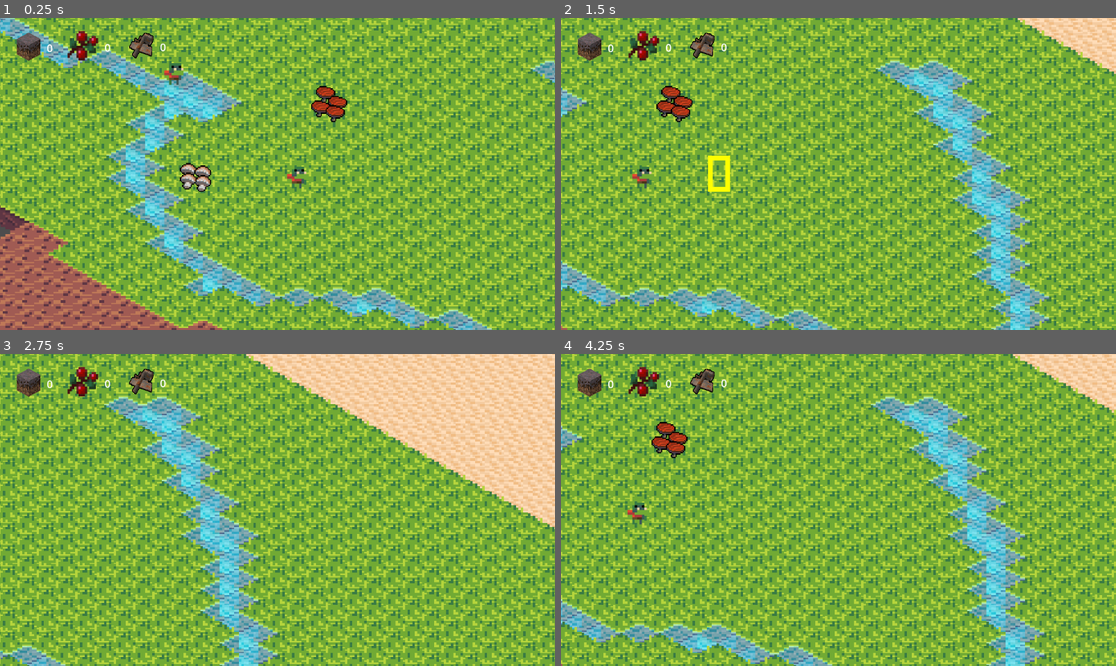
Above: before the commit, frames 1-4 (two rows, left to right).
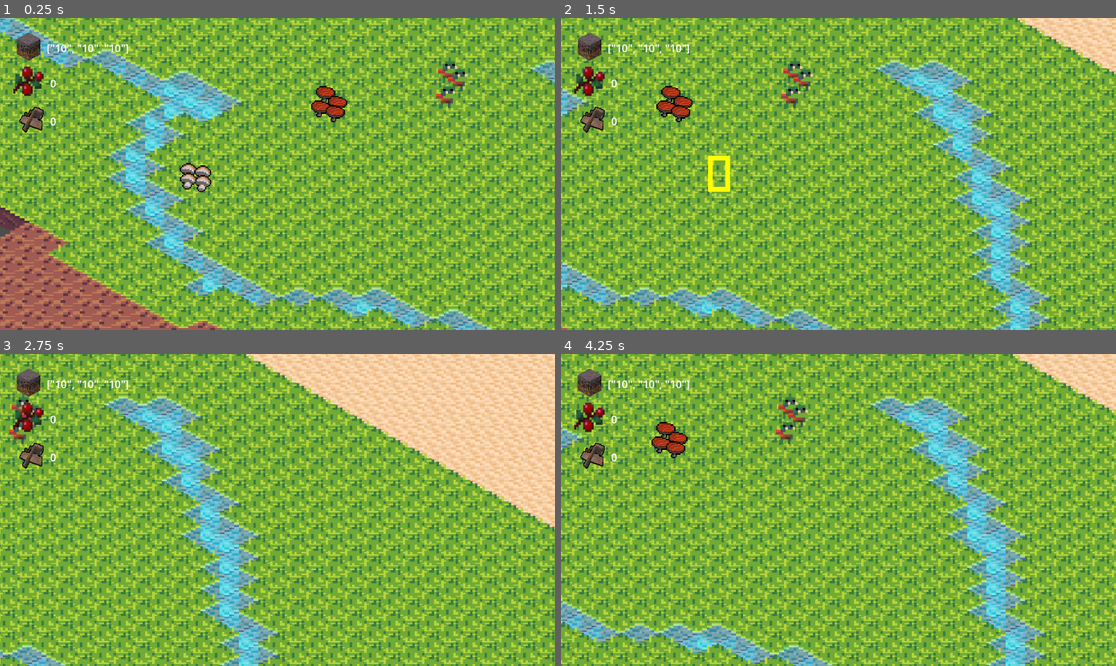
Above: after the commit, the same moments.

Repository: Jwrede/gobble
Game: Godot game, scene res://Scenes/main.tscn
Same seed, same stepped clock (60 frames per second), same inputs: the game is played once before the commit and once after it. The engine's default icon, where the game draws it, is replaced by a stand-in: a white triangle on a blue panel in a dark square.
Inputs (mouse positions are in pixels of both pictures, inside the frame that each line leads up to):
- Up to frame 1 (0.25 s): no input
- Up to frame 2 (1.5 s): move the mouse to (960, 158) at 0.52 s; hold D (right) 0.53-1.25 s; hold T (Tame) 0.53-1.25 s; tap E (Mine) at 0.6 s; click (960, 158) at 0.67 s; drag from (727, 189) to (677, 96) at 1.27 s
- Up to frame 3 (2.75 s): move the mouse to (333, 441) at 2.02 s; hold D (right) from 2.03 s (still down); hold Right mouse button (right_click) from 2.03 s (still down); click (333, 441) at 2.17 s; tap E (Mine) at 2.3 s
- Up to frame 4 (4.25 s): release D (right) at 2.75 s; release Right mouse button (right_click) at 2.75 s; drag from (810, 572) to (672, 463) at 2.77 s; move the mouse to (1005, 556) at 3.52 s; hold A (left) from 3.53 s (still down); hold T (Tame) from 3.53 s (still down); click (1005, 556) at 3.67 s; right-click (1005, 556) at 3.8 s

The runs differ from the first frame. In frame 1, 2.0% of the frame differs, in the area x 2-85%, y 4-55%; in frame 2, 1.8%; in frame 3, 1.5%; in frame 4, 1.8%.

Commit message:
made taming gnome centered

Diff:
--- a/Collectibles/mycleium_ui.gd
+++ b/Collectibles/mycleium_ui.gd
@@ -2,8 +2,6 @@
 
 @onready var label = $Label
 
-func _ready():
-	GameManager.connect("mycelium_changed", on_event_mycelium_changed)
-
-func on_event_mycelium_changed(value: int) -> void:
-	label.text = str(value)
+func _process(_delta) -> void:
+	print(GameState.gnomes[0].mycelium)
+	label.text = str(GameState.gnomes.map(func(g:Gnome): return str(g.mycelium)))
--- a/Scenes/gnome.tscn
+++ b/Scenes/gnome.tscn
@@ -105,6 +105,9 @@
 "speed": 10.0
 }]
 
+[sub_resource type="CircleShape2D" id="CircleShape2D_fdgbw"]
+radius = 16.0
+
 [sub_resource type="ShaderMaterial" id="ShaderMaterial_vk3wf"]
 shader = ExtResource("5_wkn5y")
 shader_parameter/ring_radius = 0.44
@@ -117,7 +120,7 @@
 [node name="Character" type="Node2D"]
 script = ExtResource("1_ge1v0")
 
-[node name="GnomeBody" type="CharacterBody2D" parent="."]
+[node name="Gnome" type="CharacterBody2D" parent="."]
 use_parent_material = true
 position = Vector2(0, -8)
 collision_layer = 3
@@ -125,21 +128,29 @@
 input_pickable = true
 script = ExtResource("2_34ve6")
 
-[node name="CollisionShape2D" type="CollisionShape2D" parent="GnomeBody"]
+[node name="CollisionShape2D" type="CollisionShape2D" parent="Gnome"]
 position = Vector2(0, -6)
 shape = SubResource("CapsuleShape2D_ed6mq")
 
-[node name="NavigationAgent2D" type="NavigationAgent2D" parent="GnomeBody"]
+[node name="NavigationAgent2D" type="NavigationAgent2D" parent="Gnome"]
 path_desired_distance = 1.0
 target_desired_distance = 2.0
 
-[node name="AnimatedSprite2D" type="AnimatedSprite2D" parent="GnomeBody"]
+[node name="AnimatedSprite2D" type="AnimatedSprite2D" parent="Gnome"]
 material = SubResource("ShaderMaterial_qaynp")
 sprite_frames = SubResource("SpriteFrames_27cli")
-animation = &"new_animation"
+animation = &"idle"
 autoplay = "idle"
 centered = false
 offset = Vector2(-8, -16)
+
+[node name="Area2D" type="Area2D" parent="Gnome"]
+
+[node name="CollisionShape2D" type="CollisionShape2D" parent="Gnome/Area2D"]
+position = Vector2(0, -6)
+shape = SubResource("CircleShape2D_fdgbw")
+
+[node name="TameTimeout" type="Timer" parent="Gnome"]
 
 [node name="Waypoint" type="Sprite2D" parent="."]
 visible = false
@@ -149,5 +160,8 @@
 scale = Vector2(0.226118, 0.0781745)
 texture = ExtResource("4_1s35n")
 
-[connection signal="selected_toggle" from="GnomeBody" to="." method="_on_player_body_selected_toggle"]
-[connection signal="waypoint_changed" from="GnomeBody" to="." method="_on_player_body_waypoint_changed"]
+[connection signal="selected_toggle" from="Gnome" to="." method="_on_player_body_selected_toggle"]
+[connection signal="waypoint_changed" from="Gnome" to="." method="_on_player_body_waypoint_changed"]
+[connection signal="body_entered" from="Gnome/Area2D" to="Gnome" method="_on_area_2d_body_entered"]
+[connection signal="body_exited" from="Gnome/Area2D" to="Gnome" method="_on_area_2d_body_exited"]
+[connection signal="timeout" from="Gnome/TameTimeout" to="Gnome" method="_on_tame_timeout_timeout"]
--- a/Scenes/hud.tscn
+++ b/Scenes/hud.tscn
@@ -9,13 +9,13 @@
 [node name="Mycleium UI" parent="." instance=ExtResource("1_0ftrs")]
 
 [node name="food_ui" parent="." instance=ExtResource("2_w7a8v")]
-offset_left = 136.0
-offset_top = 28.0
-offset_right = 176.0
-offset_bottom = 68.0
+offset_left = 23.0
+offset_top = 102.0
+offset_right = 63.0
+offset_bottom = 142.0
 
 [node name="scrap_ui" parent="." instance=ExtResource("3_aw5ek")]
-offset_left = 263.0
-offset_top = 17.0
-offset_right = 306.0
-offset_bottom = 65.0
+offset_left = 35.0
+offset_top = 171.0
+offset_right = 78.0
+offset_bottom = 219.0
--- a/Scenes/main.tscn
+++ b/Scenes/main.tscn
@@ -1,13 +1,13 @@
 [gd_scene load_steps=13 format=4 uid="uid://be2dbad8sfwit"]
 
+[ext_resource type="Script" path="res://Scenes/setup.gd" id="1_8gkxv"]
 [ext_resource type="Texture2D" uid="uid://cp8ffan6csmbm" path="res://Assets/Tileset.png" id="1_57oqx"]
 [ext_resource type="PackedScene" uid="uid://dw1lq1ybnrjtn" path="res://Scenes/mushroom.tscn" id="2_gfohl"]
-[ext_resource type="PackedScene" uid="uid://b3aaw5pmo811g" path="res://Scenes/gnome.tscn" id="6_q1l50"]
 [ext_resource type="PackedScene" uid="uid://dmae3rmxmf5t5" path="res://Scenes/nest.tscn" id="7_wvls3"]
 [ext_resource type="PackedScene" uid="uid://cmt7h2vfpi6tx" path="res://Scenes/spider.tscn" id="8_n8blm"]
 [ext_resource type="Script" path="res://Scripts/selection_manager.gd" id="9_f8uri"]
 [ext_resource type="Script" path="res://Scripts/camera_2d.gd" id="9_mhu06"]
-[ext_resource type="Script" path="res://Scripts/game_manager.gd" id="10_xsxhy"]
+[ext_resource type="Script" path="res://Scripts/game_state.gd" id="10_xsxhy"]
 [ext_resource type="PackedScene" uid="uid://bv8xva4nuyrx5" path="res://Scenes/hud.tscn" id="11_akf3r"]
 
 [sub_resource type="TileSetAtlasSource" id="TileSetAtlasSource_k0vj1"]
@@ -176,7 +176,10 @@
 parsed_geometry_type = 0
 agent_radius = 0.01
 
-[node name="Node2D" type="Node2D"]
+[node name="Node2D" type="Node2D" node_paths=PackedStringArray("gnome_spawn_parent_node", "spawn_point")]
+script = ExtResource("1_8gkxv")
+gnome_spawn_parent_node = NodePath("Tilemap/Gnomes")
+spawn_point = NodePath("Tilemap/SpawnPoint")
 
 [node name="Tilemap" type="Node" parent="."]
 
@@ -229,15 +232,7 @@
 [node name="MushroomSprite" parent="Tilemap/Shrooms/Mushroom8" index="0"]
 region_rect = Rect2(0, 32, 16, 16)
 
-[node name="Gnome" type="Node" parent="Tilemap"]
-
-[node name="Gnome1" parent="Tilemap/Gnome" instance=ExtResource("6_q1l50")]
-z_index = 1
-position = Vector2(39, 39)
-
-[node name="Gnome2" parent="Tilemap/Gnome" instance=ExtResource("6_q1l50")]
-z_index = 1
-position = Vector2(-12, -4)
+[node name="Gnomes" type="Node" parent="Tilemap"]
 
 [node name="Nests" type="Node2D" parent="Tilemap"]
 
@@ -247,6 +242,9 @@
 insect_scene = ExtResource("8_n8blm")
 insect_spawn_node = NodePath("../../Insects")
 
+[node name="SpawnPoint" type="Marker2D" parent="Tilemap"]
+position = Vector2(100, 0)
+
 [node name="Camera2D" type="Camera2D" parent="."]
 position = Vector2(31, 23)
 zoom = Vector2(5, 5)
--- /dev/null
+++ b/Scenes/setup.gd
@@ -0,0 +1,19 @@
+extends Node2D
+
+@export var random_spawn_offset: int = 10
+@export var n_spawn_gnomes: int = 3
+@export var gnome_scene : PackedScene = preload("res://Scenes/gnome.tscn")
+@export var gnome_spawn_parent_node : Node
+@export var spawn_point : Node
+
+# Called when the node enters the scene tree for the first time.
+func _ready() -> void:
+	for i in n_spawn_gnomes:
+		var gnome_instance = gnome_scene.instantiate()
+		gnome_instance.global_position = spawn_point.global_position + \
+			Vector2(
+				randf_range(-random_spawn_offset,random_spawn_offset),
+				randf_range(-random_spawn_offset,random_spawn_offset)
+			)
+		gnome_spawn_parent_node.add_child(gnome_instance)
+		GameState.gnome_spawned(gnome_instance.gnome)
--- a/Scenes/spider.tscn
+++ b/Scenes/spider.tscn
@@ -104,9 +104,6 @@
 collision_mask = 129
 script = ExtResource("1_byyrv")
 
-[node name="tame_timer" type="Timer" parent="."]
-wait_time = 300.0
-
 [node name="AnimatedSprite2D" type="AnimatedSprite2D" parent="."]
 position = Vector2(0, -16)
 sprite_frames = SubResource("SpriteFrames_dytxy")
@@ -125,6 +122,5 @@
 position = Vector2(0, -5)
 shape = SubResource("CapsuleShape2D_fkrk1")
 
-[connection signal="timeout" from="tame_timer" to="." method="_on_tame_timer_timeout"]
 [connection signal="body_entered" from="AnimatedSprite2D/Area2D" to="." method="_on_area_2d_body_entered"]
 [connection signal="body_exited" from="AnimatedSprite2D/Area2D" to="." method="_on_area_2d_body_exited"]
--- a/Scripts/Gnome/gnome.gd
+++ b/Scripts/Gnome/gnome.gd
@@ -3,9 +3,13 @@
 signal selected_toggle
 signal waypoint_changed
 
-const SPEED = 700.0
-const JUMP_VELOCITY = -400.0
-const ran = 10
+@export var SPEED = 50.0
+@export var time_timeout = 1
+var insects_in_range : Array[Insect] = []
+var tamed_insects : Array[Insect] = []
+var random_waypoint_offset = 5
+var mycelium : int = 10
+
 var selected = false:
 	get:
 		return selected
@@ -22,6 +26,10 @@
 			facing = value
 			$AnimatedSprite2D.flip_h = facing
 
+func _ready() -> void:
+	$TameTimeout.wait_time = time_timeout
+	$TameTimeout.start()
+
 func selected_visuals(toggle: bool):
 	$AnimatedSprite2D.material.set_shader_parameter("width", toggle)
 	emit_signal("selected_toggle", toggle)
@@ -29,15 +37,25 @@
 func _input(event):
 	# Use is_action_pressed to only accept single taps as input instead of mouse drags.
 	if event.is_action_pressed(&"right_click") and selected:
-		var target = get_global_mouse_position() + Vector2(randf_range(-ran, ran), randf_range(-ran, ran))
+		var target = get_global_mouse_position() + \
+			Vector2(
+				randf_range(-random_waypoint_offset, random_waypoint_offset),
+				randf_range(-random_waypoint_offset, random_waypoint_offset)
+			)
 		$NavigationAgent2D.target_position = target
 		emit_signal("waypoint_changed", target)
+	if event.is_action_pressed("Tame") and selected and mycelium > 0:
+		for i in insects_in_range:
+			if i.cost <= mycelium:
+				mycelium -= i.cost
+				i.tame(self)
+				tamed_insects.append(i)
 
 func _physics_process(_delta: float) -> void:
 	if not $NavigationAgent2D.is_navigation_finished():
 		var direction = global_position.direction_to($NavigationAgent2D.get_next_path_position()).normalized()
 
-		velocity = direction * 60
+		velocity = direction * SPEED
 		facing = direction.x < 0
 		$AnimatedSprite2D.play("run")
 		move_and_slide()
@@ -45,3 +63,21 @@
 		velocity = Vector2(0,0)
 		$AnimatedSprite2D.play("idle")
 	queue_redraw()
+
+
+func _on_area_2d_body_entered(body: Node2D) -> void:
+	if body is Insect:
+		insects_in_range.append(body)
+
+
+func _on_area_2d_body_exited(body: Node2D) -> void:
+	if body is Insect:
+		insects_in_range.erase(body)
+
+func _on_tame_timeout_timeout() -> void:
+	for i in tamed_insects:
+		if i.cost <= mycelium:
+			mycelium -= i.cost
+		else:
+			i.remove_tame()
+			tamed_insects.erase(i)
--- a/Scripts/Gnome/gnome_parent.gd
+++ b/Scripts/Gnome/gnome_parent.gd
@@ -1,5 +1,6 @@
 extends Node2D
 
+@onready var gnome : Gnome = $Gnome
 
 func _on_player_body_selected_toggle(toggle) -> void:
 	$Waypoint.visible = toggle
--- a/Scripts/game_manager.gd
+++ /dev/null
@@ -1,15 +0,0 @@
-extends Node2D
-
-signal mycelium_changed
-var total_mycelium: int = 0
-@export var n_spawn_gnomes: int = 3
-@export var gnome_spawn_parent_node : Node
-@export var gnome_scene : PackedScene
-
-func mycelium_collected(value: int):
-	total_mycelium += 1
-	emit_signal("mycelium_changed", total_mycelium)
-
-func mycelium_expended(value: int):
-	total_mycelium -= 1
-	emit_signal("mycelium_changed", total_mycelium)
--- /dev/null
+++ b/Scripts/game_state.gd
@@ -0,0 +1,6 @@
+extends Node2D
+
+var gnomes : Array[Gnome] = []
+
+func gnome_spawned(gnome: Gnome):
+	gnomes.append(gnome)
--- a/Scripts/mushroom.gd
+++ b/Scripts/mushroom.gd
@@ -7,7 +7,7 @@
 func _process(_delta):
 	if gnome_in_area:
 		if Input.is_action_just_pressed("Mine"):
-			GameManager.mycelium_collected(1)
+			GameState.mycelium_collected(1)
 			value += 1
 		if value == mushroom_mycelium:
 			self.queue_free()
--- a/Scripts/selection_manager.gd
+++ b/Scripts/selection_manager.gd
@@ -10,7 +10,6 @@
 		if event.pressed:
 			dragging = true
 			drag_start = get_global_mouse_position()
-			print(selected)
 			for item in selected:
 				item.collider.selected = false
 			selected = []
--- a/Scripts/spider.gd
+++ b/Scripts/spider.gd
@@ -1,12 +1,13 @@
-extends CharacterBody2D
+class_name Insect extends CharacterBody2D
 
+var tamed = false
 @export var speed = 20
 @export var limit = 5.0
 @export var min_distance = 5
 @export var max_distance = 25
-@export var tamed = false
+@export var cost = 1
 
-var gnome_in_range : Gnome = null
+var gnomes_in_range : Array[Gnome] = []
 var taming_gnome : Gnome = null
 
 var mycelium_stack = 0
@@ -48,28 +49,14 @@
 	facing = velocity.x > 0
 	move_and_slide()
 
-func _process(delta):
-	if gnome_in_range:
-		if Input.is_action_just_pressed("Tame") and GameManager.total_mycelium > 0:
-			mycelium_stack = 1
-			GameManager.mycelium_expended(1)
-			collision_mask = disable_bit(collision_mask, 7)
-			tamed = true
-			taming_gnome = gnome_in_range
-			$tame_timer.start()
+func tame(gnome):
+	collision_mask = disable_bit(collision_mask, 7)
+	tamed = true
+	taming_gnome = gnome
+
+func remove_tame():
+	tamed = false
+	taming_gnome = null
 
 func disable_bit(mask: int, index: int) -> int:
 	return mask & ~(1 << index)
-
-func _on_area_2d_body_entered(body):
-	if body is Gnome:
-		gnome_in_range = body
-
-
-func _on_area_2d_body_exited(body):
-	if body is Gnome:
-		gnome_in_range = null
-
-func _on_tame_timer_timeout():
-	if tamed:
-		tamed = false
--- a/project.godot
+++ b/project.godot
@@ -16,7 +16,7 @@
 
 [autoload]
 
-GameManager="*res://Scripts/game_manager.gd"
+GameState="*res://Scripts/game_state.gd"
 
 [display]
 
Not shown: 1 places in Scenes/gnome.tscn that only renumber resources
